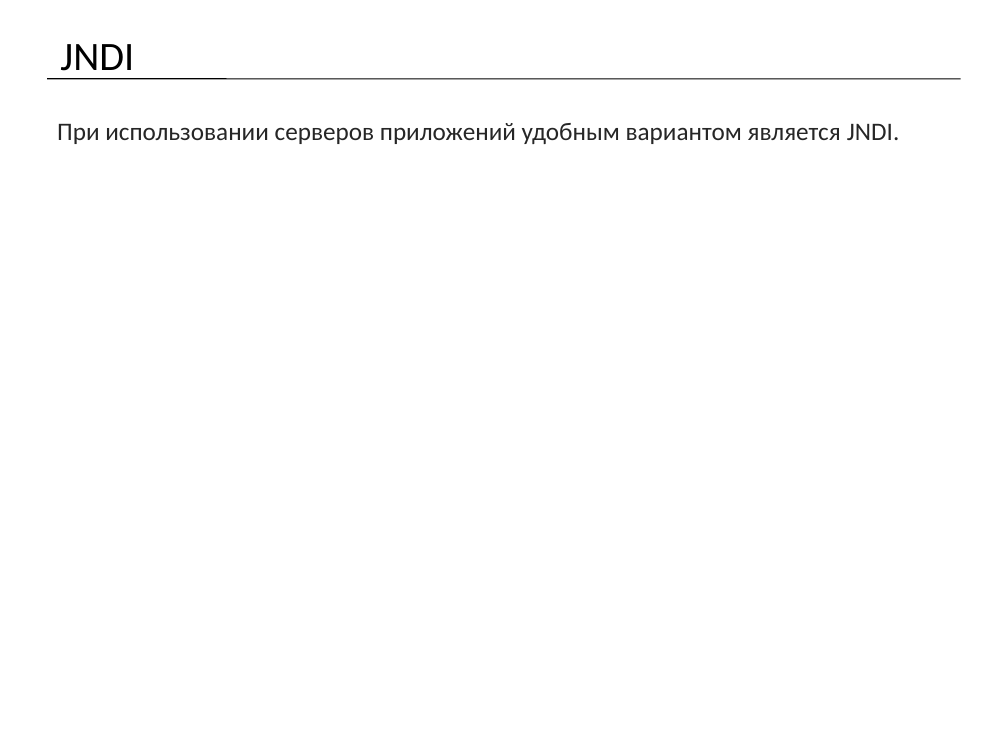
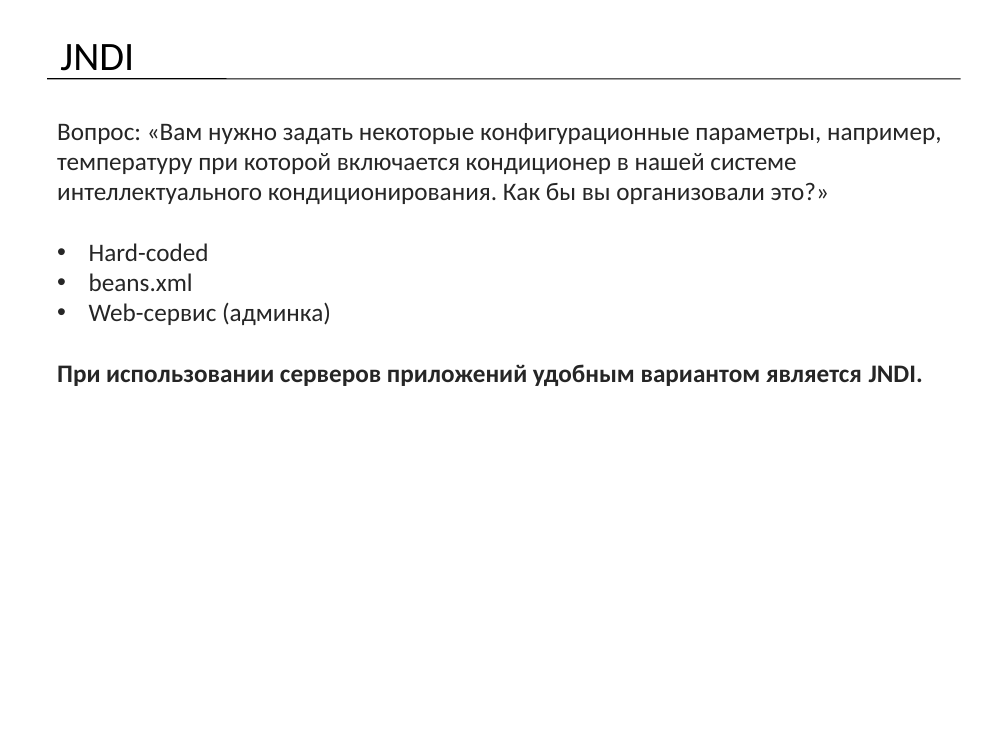
Before and after one commit to mrdekk/j2ee_course, a slide deck: slide 12 of lectures/j2ee. Lecture 3.pptx. Drawn at 1008x756 pixels with LibreOffice and Linux fonts; fonts in the diff are those of the drawing. Boxes give left, top, right and bottom in pixels: in the first picture for what was removed or moved away, otherwise in the second. Text is boxed around its words. In the diff, an @@ line names an element or a change of style, - is before the commit and + after.

```diff
--- a/lectures/j2ee. Lecture 3.pptx
+++ b/lectures/j2ee. Lecture 3.pptx
@@ text at (57,123,941,325): paragraphs added @@
+Вопрос: «Вам нужно задать некоторые конфигурационные параметры, например, температуру при которой включается кондиционер в нашей системе интеллектуального кондиционирования. Как бы вы организовали это?»
+• Hard-coded
+• beans.xml
+• Web-сервис (админка)
@@ text at (57,364,923,386): bold on in "При использовании серверов приложений удобным вариантом явля ..." @@
```
Also in this commit, not shown: 5 slides added, 1 slide removed.
